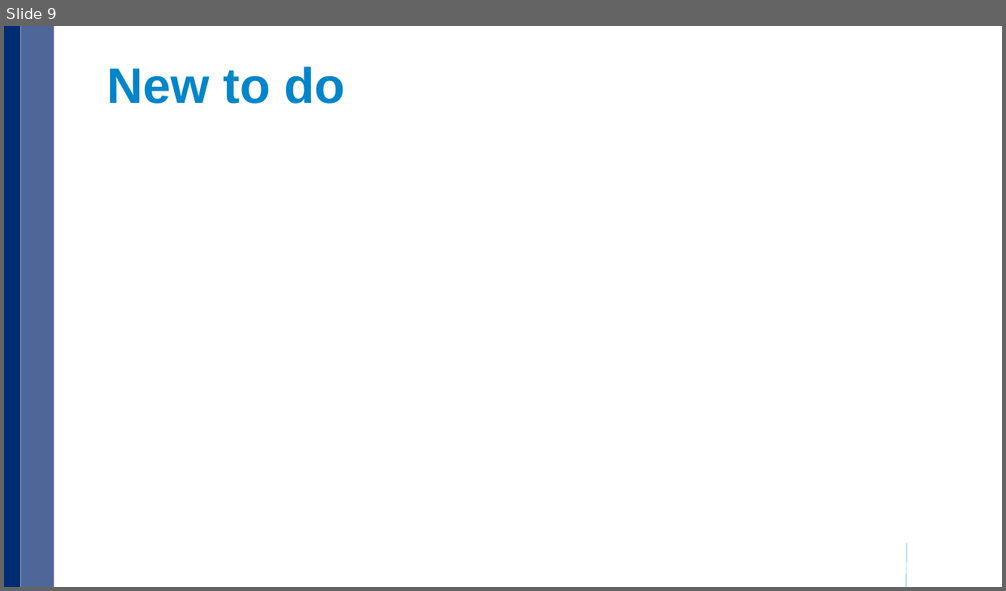
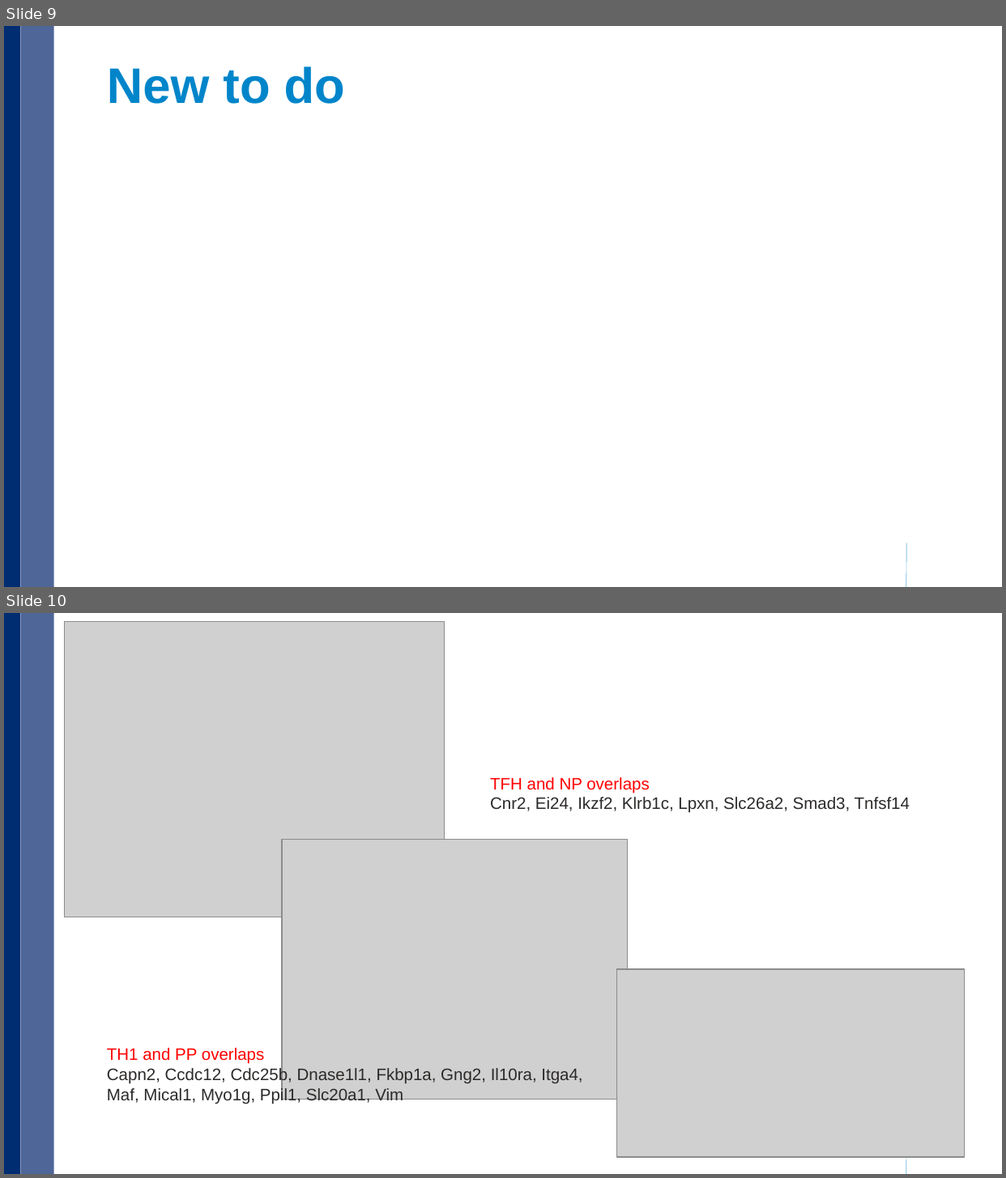
Before and after one commit to xulong82/IL21, a slide deck: Crotty2015/report20150909.pptx. Shown one above the other, each under a label of ours: slide 9 before the commit, slides 9 and 10 after it. The pictures are 1006x591 and 1006x1178 pixels, drawn with LibreOffice and Linux fonts; fonts in the diff are those of the drawing; grey boxes stand for pictures; background and template pictures are left out. Boxes give left, top, right and bottom in pixels: in the first picture for what was removed or moved away, otherwise in the second. Text is boxed around its words. In the diff, an @@ line names an element or a change of style, - is before the commit and + after.

```diff
--- a/Crotty2015/report20150909.pptx
+++ b/Crotty2015/report20150909.pptx
@@ slide 10 added at <box>4,613,1002,1174</box>, background #FFFFFF; not listed: 3 template elements that a slide beside it also shows @@
@@ picture added at <box>65,621,445,918</box> @@
@@ text added at <box>490,777,910,813</box>, 12 pt, text #2C2A29 @@
+TFH and NP overlaps
+Cnr2, Ei24, Ikzf2, Klrb1c, Lpxn, Slc26a2, Smad3, Tnfsf14
@@ picture added at <box>281,840,627,1099</box> @@
@@ picture added at <box>616,969,964,1157</box> @@
@@ text added at <box>107,1048,582,1105</box>, 12 pt, text #2C2A29 @@
+TH1 and PP overlaps
+Capn2, Ccdc12, Cdc25b, Dnase1l1, Fkbp1a, Gng2, Il10ra, Itga4, Maf, Mical1, Myo1g, Ppil1, Slc20a1, Vim
```
Also in this commit, not shown: 1 other slide added, 9 other files.
